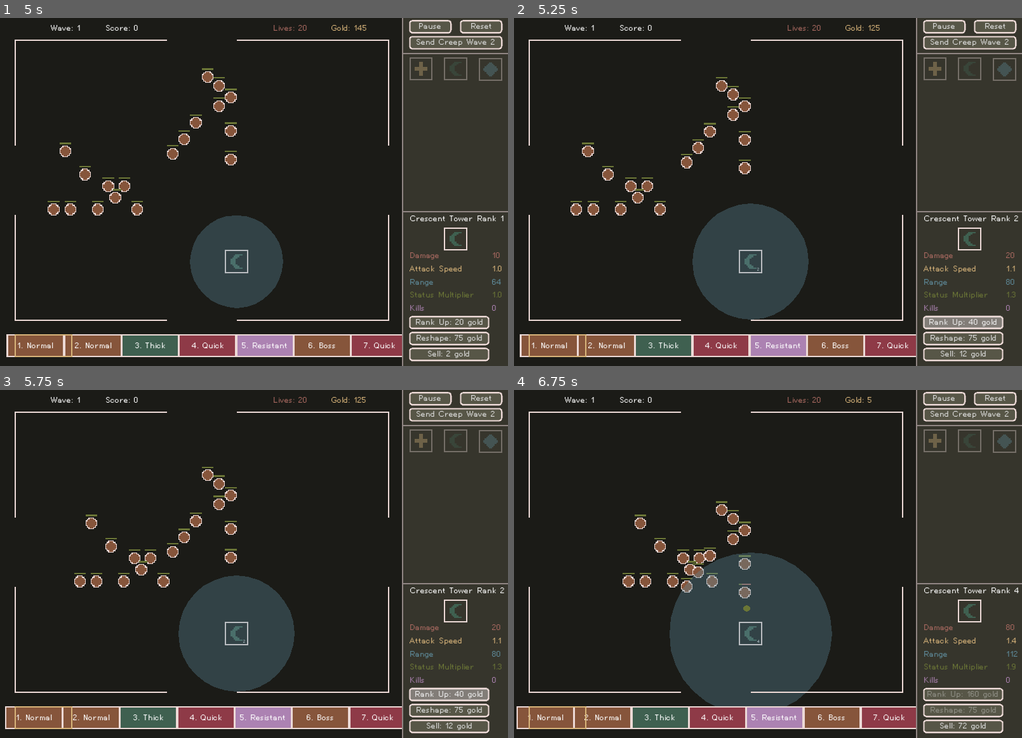
Above: before the commit, frames 1-4 (two rows, left to right).
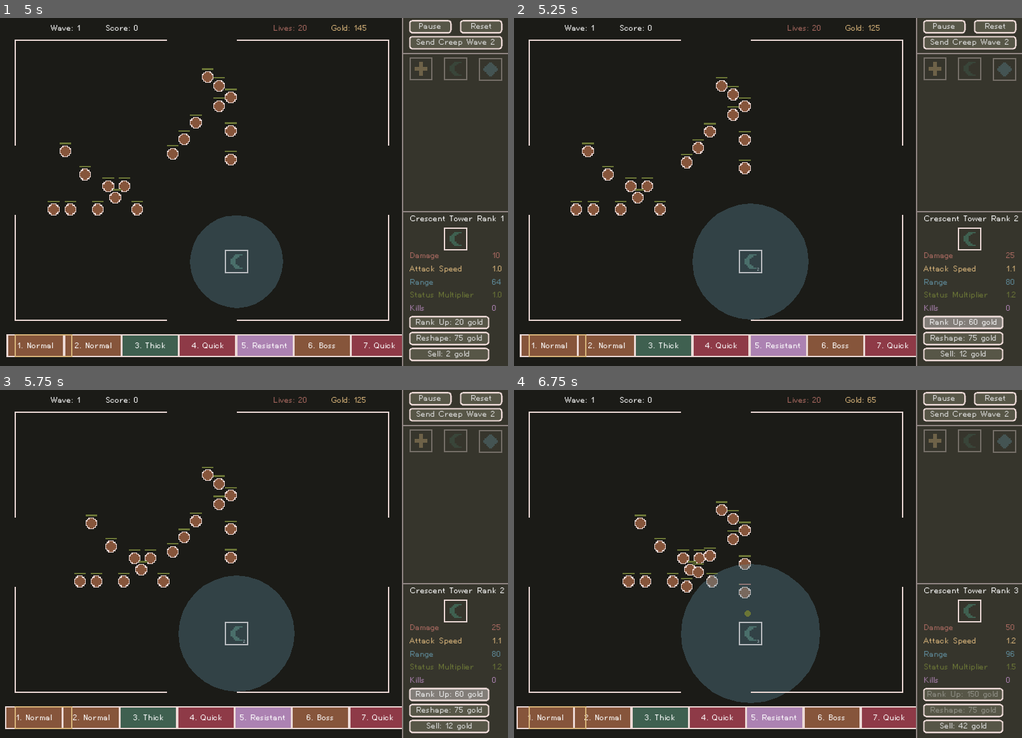
Above: after the commit, the same moments.

Repository: nolenroyalty/ReShape-TD
Game: Godot game, scene res://Main.tscn
The game is run twice, just before and just after one commit, with the same random seed, the same clock (stepped at 60 frames per second) and the same inputs.
Inputs (mouse positions are in pixels of both pictures, inside the frame that each line leads up to):
- Up to frame 1 (5 s): click "Start" at 0.5 s; click (5, 209) at 1.27 s; move the mouse to (203, 181) at 2.02 s; hold U (upgrade_tower) 2.03-2.78 s; hold Shift (continue_building) 2.03-2.78 s; click (203, 181) at 2.17 s; move the mouse to (152, 209) at 2.77 s; tap R (reshape_tower) at 2.85 s; move the mouse to (304, 115) at 3.52 s; hold U (upgrade_tower) from 3.53 s (still down); tap 1 (select_tower_1) at 3.6 s; move the mouse to (228, 261) at 4.27 s; tap 2 (select_tower_2) at 4.35 s; click (228, 261) at 4.42 s
- Up to frame 2 (5.25 s): release U (upgrade_tower) at 5 s; click "Rank Up: 20 gold" at 5 s
- Up to frame 3 (5.75 s): no input
- Up to frame 4 (6.75 s): click "Rank Up: 40 gold" (after the commit: "Rank Up: 60 gold") at 5.75 s; click (961, 696) at 6.5 s, where only the run before the commit has a clickable "Rank Up: 80 gold"

Frame 1 is identical in both runs. In frame 2, less than 0.1% of the frame differs, in the area x 81-99%, y 67-89%; in frame 3, less than 0.1%; in frame 4, 3.0%, in the area x 30-100%, y 2-98%.

Commit message:
number tweaking

Diff:
--- a/globals/Constants.gd
+++ b/globals/Constants.gd
@@ -5,7 +5,6 @@
 var shapes = [ SHAPE.CROSS, SHAPE.CRESCENT, SHAPE.DIAMOND ]
 
 const BASE_TOWER_COST = 5
-const RANK_UP_COST_MULT = 2.0
 const MAX_LEVEL = 5
 const MAX_UPGRADES = 5
 
--- a/towers/Upgrades.gd
+++ b/towers/Upgrades.gd
@@ -194,15 +194,54 @@
 	var PROJECTILE_SPEED = 225
 	var STATUS_MULTIPLIER = 1.0
 
+	func damage():
+		match LEVEL:
+			1: return 10
+			2: return 25
+			3: return 50
+			4: return 100
+			5: return 250
+
+	func range_radius():
+		match LEVEL:
+			1: return 64
+			2: return 80
+			3: return 96
+			4: return 112
+			5: return 144
+
+	func attack_speed():
+		match LEVEL:
+			1: return 1.0
+			2: return 0.9
+			3: return 0.85
+			4: return 0.7
+			5: return 0.65
+
+	func status_multiplier():
+		match LEVEL:
+			1: return 1.0
+			2: return 1.2
+			3: return 1.5
+			4: return 1.8
+			5: return 2.5
+
 	func level_up():
 		LEVEL += 1
-		RANGE_RADIUS += 16
-		ATTACK_SPEED -= 0.1 * ATTACK_SPEED
-		DAMAGE *= 2
-		STATUS_MULTIPLIER += 0.3
-
-	func rank_up_mult():
-		return pow(C.RANK_UP_COST_MULT, (LEVEL + 1))
+		DAMAGE = damage()
+		RANGE_RADIUS = range_radius()
+		ATTACK_SPEED = attack_speed()
+		STATUS_MULTIPLIER = status_multiplier()
+
+	func rank_up_base_cost():
+		match LEVEL:
+			1: return 20
+			2: return 60
+			3: return 150
+			4: return 350
+			5:
+				print("why are we asking for the rank up cost of a level 5 tower")
+				return 500
 
 	func attacks_per_second():
 		return 1.0 / ATTACK_SPEED
@@ -246,9 +285,11 @@
 	if stats.LEVEL == C.MAX_LEVEL:
 		return null
 
-	var base = tower_cost(shape)
-	var mult = stats.rank_up_mult()
-	return int(base * mult)
+	var base_cost = stats.rank_up_base_cost()
+	var mult = 1.0 + 0.25 * len(active_upgrades(shape))
+	# var base = tower_cost(shape)
+	# var mult = stats.rank_up_mult()
+	return int(base_cost * mult)
 
 func upgrade(shape, t):
 	state[shape] = _apply(t, state[shape])
